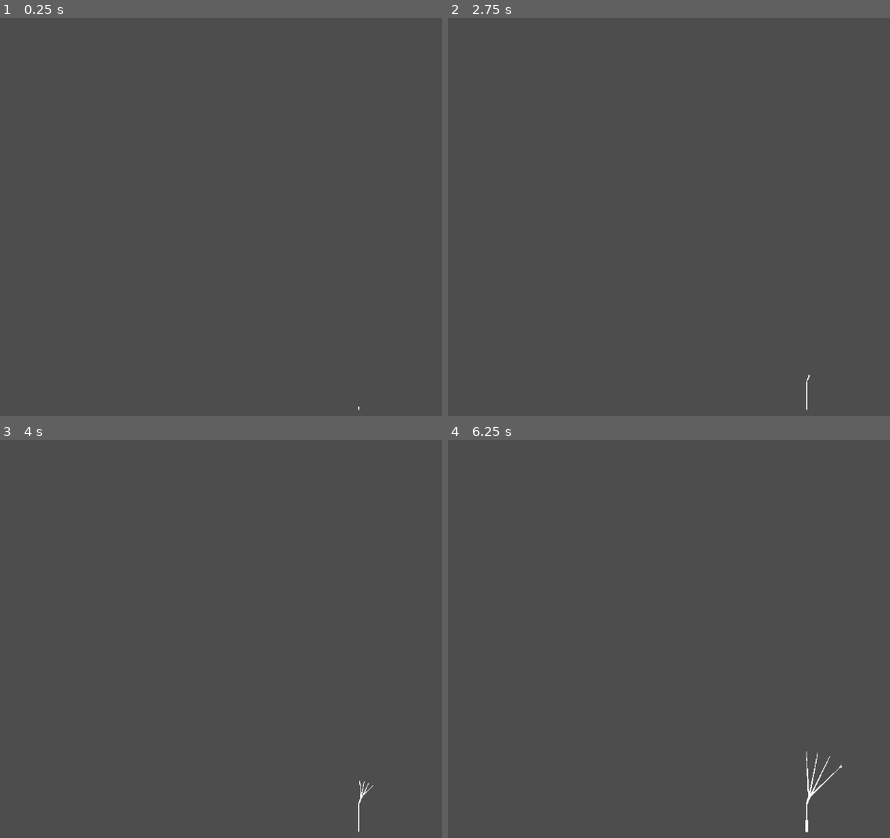
Above: before the commit, frames 1-4 (two rows, left to right).
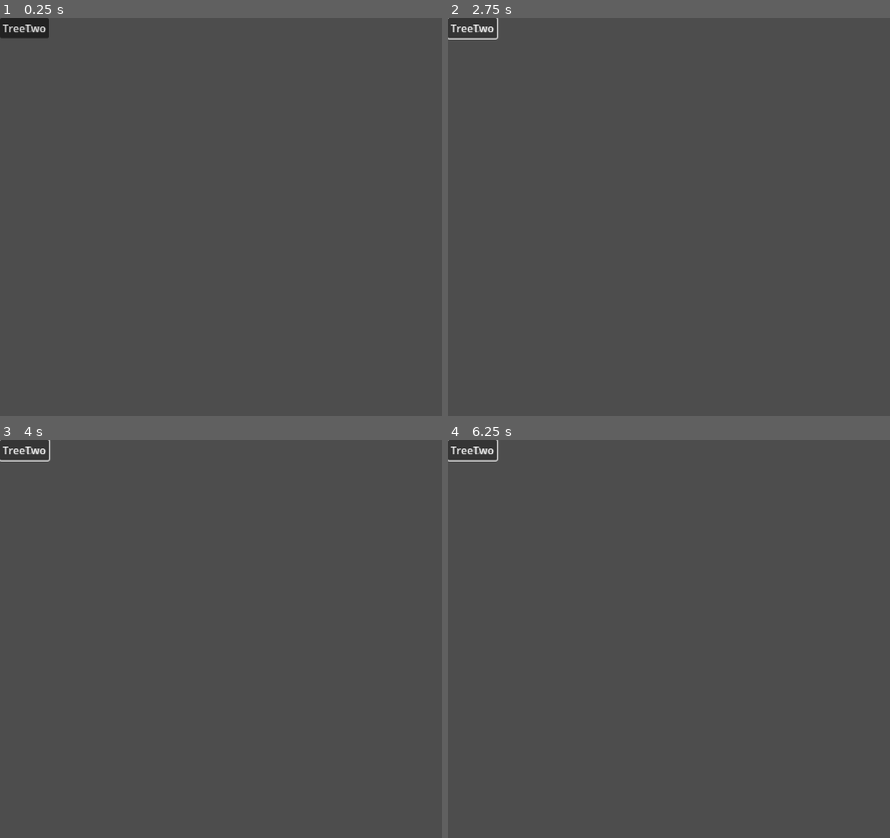
Above: after the commit, the same moments.

Repository: Coranath/TreeIdle
Game: Godot game, scene res://Main.tscn
Same seed, same stepped clock (60 frames per second), same inputs: the game is played once before the commit and once after it.
Inputs (mouse positions are in pixels of both pictures, inside the frame that each line leads up to):
- Up to frame 1 (0.25 s): no input
- Up to frame 2 (2.75 s): click (474, 29) at 0.5 s, where only the run after the commit has a clickable "TreeOne"; click (474, 29) at 1.25 s, where only the run after the commit has a clickable "TreeTwo"; click (474, 29) at 2 s, where only the run after the commit has a clickable "TreeOne"
- Up to frame 3 (4 s): click (26, 451) at 2.75 s, where only the run after the commit has a clickable "TreeTwo"; click (26, 451) at 3.5 s, where only the run after the commit has a clickable "TreeOne"
- Up to frame 4 (6.25 s): click (474, 451) at 4.25 s, where only the run after the commit has a clickable "TreeTwo"

The runs differ from the first frame. In frame 1, 0.5% of the frame differs, in the area x 0-82%, y 0-99%; in frame 2, 0.2%; in frame 3, 0.2%; in frame 4, 0.4%.

Commit message:
Pushed good version with grass and dirt colors

Diff:
--- a/Main.tscn
+++ b/Main.tscn
@@ -1,8 +1,28 @@
-[gd_scene load_steps=2 format=3 uid="uid://cm0asnxy4md3h"]
+[gd_scene load_steps=2 format=3 uid="uid://dmdcjt51cl3ls"]
 
-[ext_resource type="Script" path="res://tree.gd" id="2_5ok15"]
+[ext_resource type="PackedScene" uid="uid://cm0asnxy4md3h" path="res://Level1.tscn" id="1_1h460"]
 
-[node name="Main" type="CanvasLayer"]
+[node name="Main" type="Node"]
 
-[node name="Tree" type="Node2D" parent="."]
-script = ExtResource("2_5ok15")
+[node name="Level1" parent="." instance=ExtResource("1_1h460")]
+
+[node name="CanvasLayer" type="CanvasLayer" parent="."]
+
+[node name="MarginContainer" type="MarginContainer" parent="CanvasLayer"]
+offset_right = 1152.0
+offset_bottom = 640.0
+
+[node name="HBoxContainer" type="HBoxContainer" parent="CanvasLayer/MarginContainer"]
+layout_direction = 2
+layout_mode = 2
+size_flags_horizontal = 4
+size_flags_vertical = 8
+
+[node name="Button" type="Button" parent="CanvasLayer/MarginContainer/HBoxContainer"]
+layout_mode = 2
+text = "TreeOne"
+
+[node name="Button2" type="Button" parent="CanvasLayer/MarginContainer/HBoxContainer"]
+layout_mode = 2
+size_flags_horizontal = 4
+text = "TreeTwo"
--- a/project.godot
+++ b/project.godot
@@ -11,7 +11,7 @@
 [application]
 
 config/name="TreeIdle"
-run/main_scene="res://Main.tscn"
+run/main_scene="res://main.tscn"
 config/features=PackedStringArray("4.3", "GL Compatibility")
 config/icon="res://icon.svg"
 
@@ -33,6 +33,43 @@
 branches=""
 Wood=""
 
+[input]
+
+down={
+"deadzone": 0.5,
+"events": [Object(InputEventKey,"resource_local_to_scene":false,"resource_name":"","device":-1,"window_id":0,"alt_pressed":false,"shift_pressed":false,"ctrl_pressed":false,"meta_pressed":false,"pressed":false,"keycode":0,"physical_keycode":4194322,"key_label":0,"unicode":0,"location":0,"echo":false,"script":null)
+, Object(InputEventKey,"resource_local_to_scene":false,"resource_name":"","device":-1,"window_id":0,"alt_pressed":false,"shift_pressed":false,"ctrl_pressed":false,"meta_pressed":false,"pressed":false,"keycode":0,"physical_keycode":83,"key_label":0,"unicode":115,"location":0,"echo":false,"script":null)
+]
+}
+up={
+"deadzone": 0.5,
+"events": [Object(InputEventKey,"resource_local_to_scene":false,"resource_name":"","device":-1,"window_id":0,"alt_pressed":false,"shift_pressed":false,"ctrl_pressed":false,"meta_pressed":false,"pressed":false,"keycode":0,"physical_keycode":4194320,"key_label":0,"unicode":0,"location":0,"echo":false,"script":null)
+, Object(InputEventKey,"resource_local_to_scene":false,"resource_name":"","device":-1,"window_id":0,"alt_pressed":false,"shift_pressed":false,"ctrl_pressed":false,"meta_pressed":false,"pressed":false,"keycode":0,"physical_keycode":87,"key_label":0,"unicode":119,"location":0,"echo":false,"script":null)
+]
+}
+left={
+"deadzone": 0.5,
+"events": [Object(InputEventKey,"resource_local_to_scene":false,"resource_name":"","device":-1,"window_id":0,"alt_pressed":false,"shift_pressed":false,"ctrl_pressed":false,"meta_pressed":false,"pressed":false,"keycode":0,"physical_keycode":65,"key_label":0,"unicode":97,"location":0,"echo":false,"script":null)
+, Object(InputEventKey,"resource_local_to_scene":false,"resource_name":"","device":-1,"window_id":0,"alt_pressed":false,"shift_pressed":false,"ctrl_pressed":false,"meta_pressed":false,"pressed":false,"keycode":0,"physical_keycode":4194319,"key_label":0,"unicode":0,"location":0,"echo":false,"script":null)
+]
+}
+right={
+"deadzone": 0.5,
+"events": [Object(InputEventKey,"resource_local_to_scene":false,"resource_name":"","device":-1,"window_id":0,"alt_pressed":false,"shift_pressed":false,"ctrl_pressed":false,"meta_pressed":false,"pressed":false,"keycode":0,"physical_keycode":4194321,"key_label":0,"unicode":0,"location":0,"echo":false,"script":null)
+, Object(InputEventKey,"resource_local_to_scene":false,"resource_name":"","device":-1,"window_id":0,"alt_pressed":false,"shift_pressed":false,"ctrl_pressed":false,"meta_pressed":false,"pressed":false,"keycode":0,"physical_keycode":68,"key_label":0,"unicode":100,"location":0,"echo":false,"script":null)
+]
+}
+zoom_in={
+"deadzone": 0.5,
+"events": [Object(InputEventMouseButton,"resource_local_to_scene":false,"resource_name":"","device":-1,"window_id":0,"alt_pressed":false,"shift_pressed":false,"ctrl_pressed":false,"meta_pressed":false,"button_mask":8,"position":Vector2(148, 4),"global_position":Vector2(157, 50),"factor":1.0,"button_index":4,"canceled":false,"pressed":true,"double_click":false,"script":null)
+]
+}
+zoom_out={
+"deadzone": 0.5,
+"events": [Object(InputEventMouseButton,"resource_local_to_scene":false,"resource_name":"","device":-1,"window_id":0,"alt_pressed":false,"shift_pressed":false,"ctrl_pressed":false,"meta_pressed":false,"button_mask":16,"position":Vector2(346, 24),"global_position":Vector2(355, 70),"factor":1.0,"button_index":5,"canceled":false,"pressed":true,"double_click":false,"script":null)
+]
+}
+
 [rendering]
 
 renderer/rendering_method="gl_compatibility"
--- a/tree.gd
+++ b/tree.gd
@@ -20,10 +20,11 @@
 	var copyMWC: Curve
 
 
-	""" Need to have end of branches be set to equal their length as a
-		percentage of the master width, that way the trunk will continue
-		to grow in synce as it will be 1/3 the way down the curve then
-		as the tree grow, 1/5 the way day and so on!
+	"""
+	Need to have end of branches be set to equal their length as a
+	percentage of the master width, that way the trunk will continue
+	to grow in synce as it will be 1/3 the way down the curve then
+	as the tree grow, 1/5 the way day and so on!
 	"""
 
 	func initialize(rootP: Vector2, masterWidthCurve: Curve, angleP = -PI/2, totalLengthP = 0):
@@ -86,7 +87,7 @@
 func _on_growTimer_timeout() -> void:
 	if len(branches) <= Globals.MaxNumberOfBranches:
 		masterLength += 0.0001
-		masterWidth += 0.001
+		masterWidth += 0.005
 		masterWidthCurve.set_point_value(0, masterWidth)
 		masterWidthCurve.remove_point(1)
 		masterWidthCurve.add_point(Vector2(masterLength,0.1))
